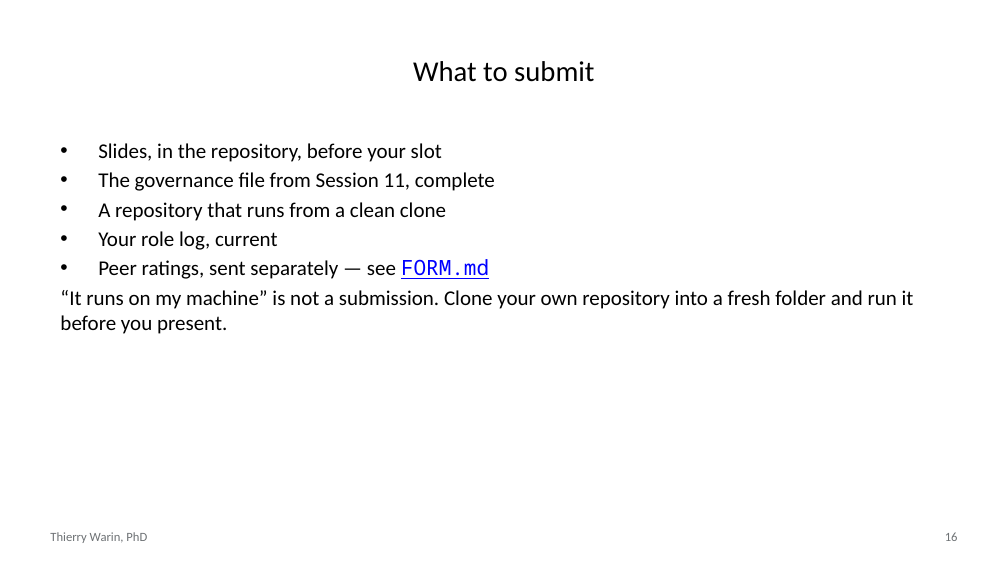
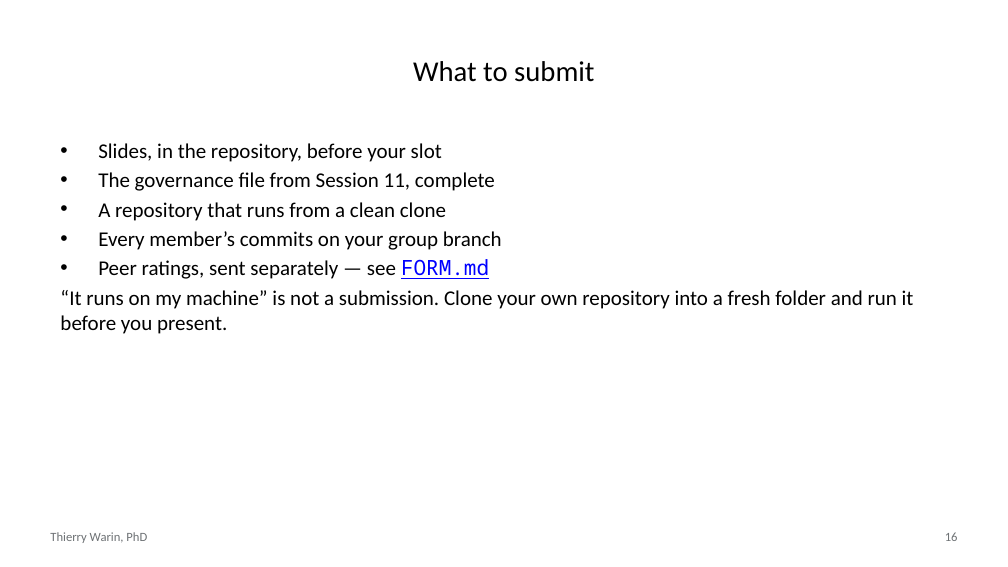
Before and after one commit to warint/quantitative-methods, a slide deck: slide 16 of 12-group-presentations/slides.pptx. Drawn at 1008x567 pixels with LibreOffice and Linux fonts; fonts in the diff are those of the drawing. Boxes give left, top, right and bottom in pixels: in the first picture for what was removed or moved away, otherwise in the second. Text is boxed around its words. In the diff, an @@ line names an element or a change of style, - is before the commit and + after.

```diff
--- a/12-group-presentations/slides.pptx
+++ b/12-group-presentations/slides.pptx
@@ text at [98,231,502,250]: text changed @@
-• Your role log, current
+• Every member’s commits on your group branch
```
Also in this commit, not shown: 1 other slide changed, 53 other files.
